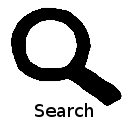
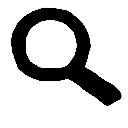
Layered file, before and after one edit (128x128). Changes by layer:
removed layer "Pasted Layer" over <box>35,103,87,106</box>
painted on "Search" over <box>35,103,93,117</box>
painted on "Background" over <box>35,103,87,106</box>
